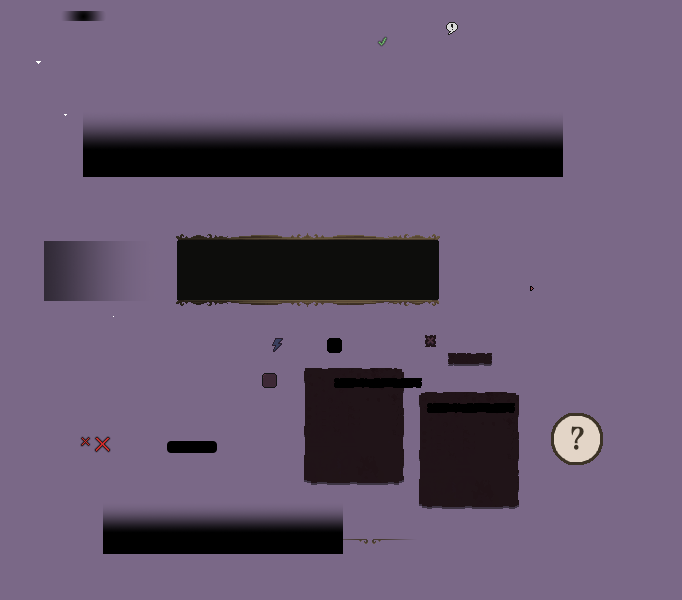
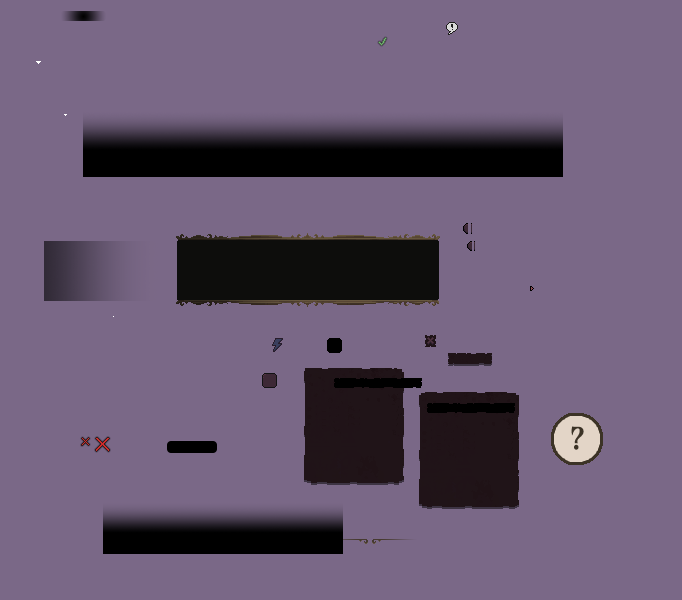
Two versions of the same layered image (682px x 600px). Layer-by-layer changes:
added group "Prompt" with 6 layers above "CharacterSheetStatContainer.png" over 463, 223, 475, 251
added group "Small" with 2 layers in group "Prompt" over 467, 241, 475, 251
added layer "UIControlContainerEdgeSmall.png" in group "Small" over 467, 241, 472, 251
added group "Large" with 2 layers in group "Prompt" over 463, 223, 472, 234
added layer "UIControlContainerEdgeLarge.png" in group "Large" over 463, 223, 468, 234
